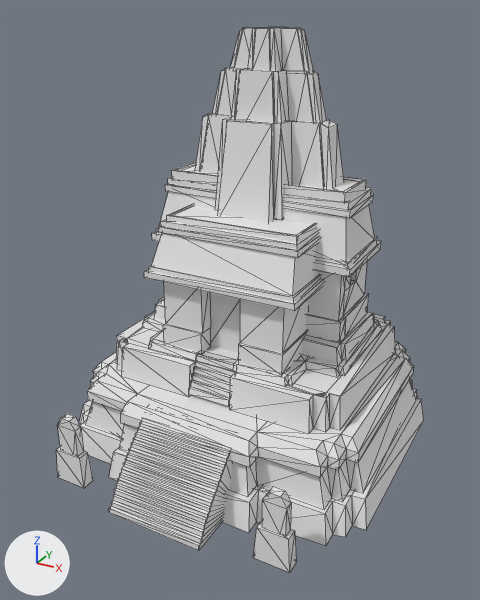
Renders of the COLLADA model art/meshes/structural/maya_protoclassic/templo_1.dae from each side of a commit.
One viewpoint serves both versions: a 50 mm lens placed at (21.4, -39.0, 30.9), pointed at (0.5, -1.1, 11.9). Lighting does not change. The marker at lower left points along +X, +Y and +Z. Mesh edges are drawn as thin lines. Where no turn or scale is listed for an object, it has been applied to the vertices. Vertices at the same position are counted once.

The older version as bpy lines, for what is in view:
```python
me_cubo_287 = bpy.data.meshes.new('Cubo.287')
me_cubo_287.from_pydata(...)  # 1147 vertices, 1824 faces; spans x -12.3..12.2, y -12.0..12.4, z 0.9..31.2
me_cubo_287.materials.append(mat_material)  # its picture is missing
ob_templo_1 = bpy.data.objects.new('templo_1', me_cubo_287)
ob_templo_1.location = (0.0, 0.0, -1.51)
```
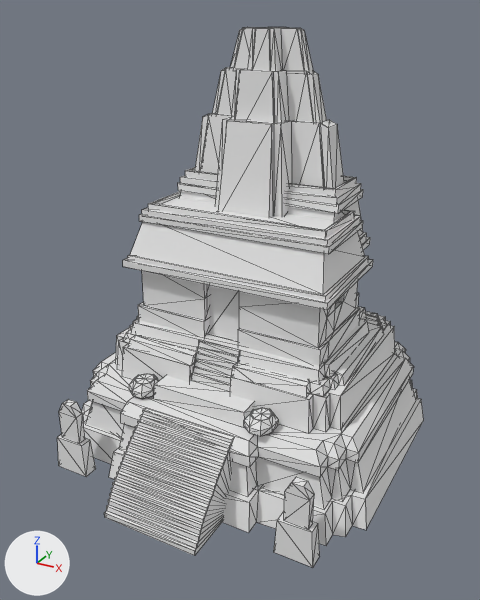
The newer file is also rescaled (x0.897), turned or shifted as a whole; pictures and numbers use the older file's frame.

Boxes (x1, y1, x2, y2) around the edits, measured in the pictures (480 x 600 px; the box of a moved part takes in the faces that stretch with it):
'templo_1', reshaped: before (56, 27, 424, 573); after (57, 27, 424, 568)
part 1 of me_cubo_287, moved or reshaped: before (109, 422, 232, 551); after (104, 409, 233, 556)
part 2 of me_cubo_287, moved or reshaped: before (165, 183, 374, 218); after (178, 182, 363, 213)
part 3 of me_cubo_287, moved or reshaped: before (152, 232, 381, 277); after (361, 237, 370, 250)
part 4 of me_cubo_287, moved or reshaped: before (156, 228, 377, 268); after (359, 232, 367, 242)
part 5 of me_cubo_287, moved or reshaped: before (168, 177, 371, 209); after (180, 176, 361, 205)
part 6 of me_cubo_287, moved or reshaped: before (172, 162, 366, 202); after (185, 167, 357, 197)
part 7 of me_cubo_287, moved or reshaped: before (189, 354, 236, 407); after (191, 340, 240, 392)
part 8 of me_cubo_287, moved or reshaped: before (161, 219, 319, 250); after (139, 214, 363, 254)
part 9 of me_cubo_287, moved or reshaped: before (149, 265, 321, 302); after (123, 258, 373, 310)
part 10 of me_cubo_287, moved or reshaped: before (144, 269, 324, 311); after (128, 255, 369, 301)
part 11 of me_cubo_287, moved or reshaped: before (159, 225, 320, 258); after (142, 208, 361, 246)
part 12 of me_cubo_287, moved or reshaped: before (56, 447, 93, 488); after (57, 434, 96, 477)
part 13 of me_cubo_287, moved or reshaped: before (253, 521, 297, 573); after (274, 511, 319, 568)
part 14 of me_cubo_287, moved or reshaped: before (151, 233, 319, 296); after (130, 222, 365, 294)
part 15 of me_cubo_287, moved or reshaped: before (159, 192, 374, 262); after (180, 191, 363, 236)
part 16 of me_cubo_287, rebuilt: before (306, 262, 369, 343); after (356, 293, 359, 308)
part 17 of me_cubo_287, rebuilt (9% wider, 15% taller): before (155, 297, 374, 363); after (131, 307, 369, 383)
part 18 of me_cubo_287, rebuilt: before (167, 204, 317, 242); after (148, 191, 355, 238)
part 19 of me_cubo_287, rebuilt (10% shorter): before (209, 292, 240, 353); after (209, 285, 239, 340)
part 20 of me_cubo_287, added: after (138, 271, 360, 367)
part 21 of me_cubo_287, added: after (129, 373, 159, 399)
part 22 of me_cubo_287, added: after (244, 407, 279, 436)
part 23 of me_cubo_287, deleted: before (58, 414, 84, 456)
part 24 of me_cubo_287, deleted: before (262, 487, 291, 536)

What changed in the scene script:
```text
Change me_cubo_287:
    remove me_cubo_287.from_pydata(...)  # 1147 vertices, 1824 faces; spans x -12.3..12.2, y -12.0..12.4, z 0.9..31.2
    add me_cubo_287.from_pydata(...)  # 1314 vertices, 2077 faces; spans x -12.3..12.2, y -12.5..12.4, z 0.9..31.2
    me_cubo_287 part 1: the loose piece of 84 vertices spanning x -3.6..3.6, y -12.0..-6.9, z 0.9..6.7 is moved by (0.0, -0.5, 0.0)
    me_cubo_287 part 2: the loose piece of 16 vertices spanning x -7.1..7.4, y 1.1..7.5, z 19.8..20.4 is scaled about its middle by (0.877, 1.03, 1.03), then moved by (-0.1, 0.6, 0.1)
    me_cubo_287 part 3: the loose piece of 16 vertices spanning x -7.8..8.0, y 0.2..8.4, z 16.2..16.7 is scaled about its middle by (0.877, 1.03, 1.03), then moved by (-0.1, 0.6, -0.1)
    me_cubo_287 part 4: the loose piece of 16 vertices spanning x -7.5..7.8, y 0.4..8.2, z 16.5..17.1 is scaled about its middle by (0.877, 1.03, 1.03), then moved by (-0.1, 0.6, 0.0)
    me_cubo_287 part 5: the loose piece of 16 vertices spanning x -6.9..7.3, y 1.2..7.4, z 20.3..20.8 is scaled about its middle by (0.877, 1.03, 1.03), then moved by (-0.1, 0.6, 0.1)
    me_cubo_287 part 6: the loose piece of 34 vertices spanning x -6.6..7.0, y 1.4..7.2, z 20.7..21.4 is scaled about its middle by (0.876, 0.996, 0.914), then moved by (-0.1, 0.6, -0.1)
    me_cubo_287 part 7: the loose piece of 28 vertices spanning x -1.6..1.7, y -4.8..-3.5, z 7.0..9.7 is moved by (0.0, 0.4, 1.0)
    me_cubo_287 part 8: the loose piece of 8 vertices spanning x -4.9..5.4, y -2.6..3.3, z 18.4..18.8 is scaled about its middle by (1.4, 1.08, 1.03), then moved by (-0.1, 0.7, 0.0)
    me_cubo_287 part 9: the loose piece of 8 vertices spanning x -5.4..5.8, y -3.6..4.3, z 15.2..15.7 is scaled about its middle by (1.42, 1.1, 1.03), then moved by (-0.2, 0.7, 0.0)
    me_cubo_287 part 10: the loose piece of 8 vertices spanning x -5.6..6.0, y -3.9..4.6, z 14.9..15.4 is scaled about its middle by (1.32, 0.969, 1.03), then moved by (-0.2, 0.7, 0.6)
    me_cubo_287 part 11: the loose piece of 8 vertices spanning x -5.1..5.6, y -2.7..3.4, z 18.0..18.5 is scaled about its middle by (1.34, 0.991, 1.03), then moved by (-0.1, 0.7, 0.7)
    me_cubo_287 part 12: the loose piece of 8 vertices spanning x -9.3..-6.8, y -10.9..-9.8, z 1.0..3.4 is scaled about its middle by 1.06, then moved by (-0.7, 1.0, 0.2)
    me_cubo_287 part 13: the loose piece of 8 vertices spanning x 6.8..9.4, y -10.9..-9.8, z 1.0..3.4 is scaled about its middle by 1.06, then moved by (1.0, 1.0, 0.2)
    me_cubo_287 part 14: the loose piece of 8 vertices spanning x -5.3..5.7, y -3.5..3.8, z 15.7..18.3 is scaled about its middle by (1.37, 1.08, 1), then moved by (-0.2, 0.8, 0.3)
    me_cubo_287 part 15: the loose piece of 16 vertices spanning x -7.5..7.7, y 0.5..8.0, z 16.8..20.1 is scaled about its middle by (0.866, 1, 1), then moved by (-0.1, 0.6, 0.2)
    me_cubo_287 part 16: the loose piece of 125 vertices spanning x -7.1..7.5, y 0.7..8.1, z 10.9..16.4 is rebuilt with 87 vertices and now spans x -6.3..6.5, y 2.3..8.8, z 10.5..16.1
    me_cubo_287 part 17: the loose piece of 40 vertices spanning x -8.2..8.0, y -0.1..9.4, z 9.5..10.9 is rebuilt with 40 vertices and now spans x -8.1..8.1, y -3.4..9.5, z 9.8..10.7
    me_cubo_287 part 18: the loose piece of 18 vertices spanning x -4.7..5.2, y -2.2..3.0, z 18.6..19.2 is rebuilt with 18 vertices and now spans x -6.7..6.9, y -1.6..3.7, z 19.0..19.6
    me_cubo_287 part 19: the loose piece of 4 vertices spanning x -1.6..1.7, y -2.1, z 9.6..14.9 is rebuilt with 4 vertices and now spans x -1.7..1.4, y -1.9, z 10.6..15.3
    me_cubo_287 part 20: a new loose piece of 101 vertices spanning x -7.4..7.4, y -2.7..4.9, z 10.5..15.3, in mat_material (its picture is missing)
    me_cubo_287 part 21: a new loose piece of 41 vertices spanning x -5.7..-3.7, y -6.9..-4.6, z 6.8..8.0, in mat_material (its picture is missing)
    me_cubo_287 part 22: a new loose piece of 41 vertices spanning x 3.7..5.7, y -6.9..-4.6, z 6.8..8.0, in mat_material (its picture is missing)
    me_cubo_287 part 23: the loose piece of 14 vertices spanning x -8.8..-7.3, y -10.7..-10.1, z 3.4..6.3 is deleted
    me_cubo_287 part 24: the loose piece of 14 vertices spanning x 7.3..8.9, y -10.7..-10.1, z 3.4..6.3 is deleted
    me_cubo_287 part 25: 8 vertices moved from x -7.7..7.4, y 9.0..9.7, z 9.2..9.8 to x -7.8..7.8, y 8.9..10.0, z 9.2..9.9; 100 vertices removed from x -8.7..8.4, y -3.8..9.0, z 9.2..15.0; 149 vertices added at x -9.5..10.0, y -9.7..9.2, z 3.7..11.9
```
